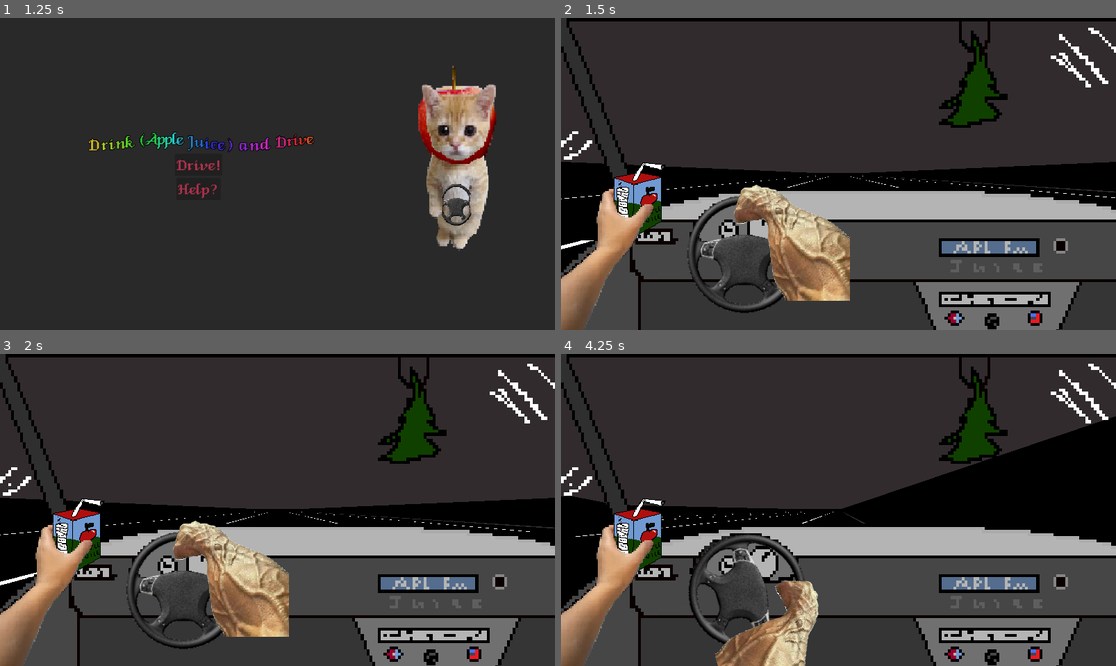
Above: before the commit, frames 1-4 (two rows, left to right).
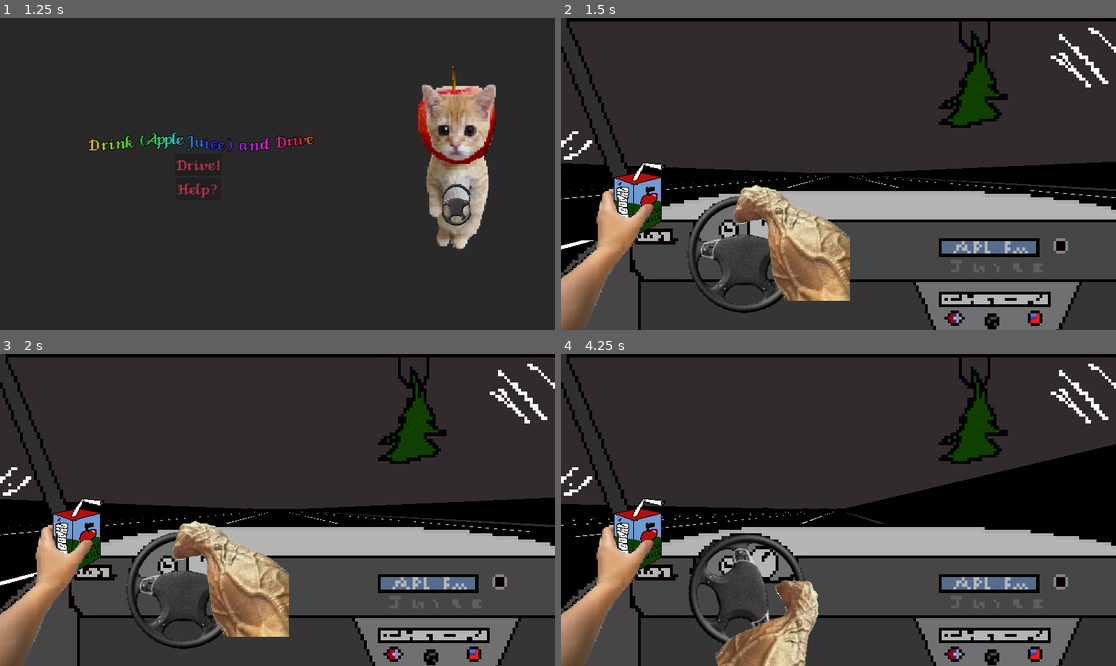
Above: after the commit, the same moments.

Repository: Gingerismycat/Brackeys-2025
Game: Godot game, scene res://nodes/menu nodes/main_menu.tscn
Same seed, same stepped clock (60 frames per second), same inputs: the game is played once before the commit and once after it.
Inputs:
- Up to frame 1 (1.25 s): hold D (Right) from 0.53 s (still down); tap Q (Drink) at 0.6 s
- Up to frame 2 (1.5 s): release D (Right) at 1.25 s; click "Drive!" at 1.25 s
- Up to frame 3 (2 s): no input
- Up to frame 4 (4.25 s): hold A (Left) 2.03-2.78 s; tap Q (Drink) at 2.1, 2.85, 3.6 s; hold D (Right) from 2.78 s (still down)

Frame 1 is identical in both runs. In frame 2, 0.4% of the frame differs, in the area x 0-100%, y 46-56%; in frame 3, 0.4%; in frame 4, 2.5%, in the area x 0-100%, y 20-56%.

Commit message:
carssssssssssssssss

Diff:
--- /dev/null
+++ b/Colors/greenish.tres
@@ -0,0 +1,4 @@
+[gd_resource type="StandardMaterial3D" format=3 uid="uid://crlajn5hgbpwk"]
+
+[resource]
+albedo_color = Color(0.28117, 0.612073, 0.474666, 1)
--- /dev/null
+++ b/Colors/new_standard_material_3d.tres
@@ -0,0 +1,4 @@
+[gd_resource type="StandardMaterial3D" format=3 uid="uid://d1n466n34kxxx"]
+
+[resource]
+albedo_color = Color(0.294118, 0.470588, 0.772549, 1)
--- /dev/null
+++ b/Colors/orange.tres
@@ -0,0 +1,4 @@
+[gd_resource type="StandardMaterial3D" format=3 uid="uid://bv7542oe0orm6"]
+
+[resource]
+albedo_color = Color(0.756802, 0.456193, 0.138084, 1)
--- /dev/null
+++ b/Colors/purple.tres
@@ -0,0 +1,4 @@
+[gd_resource type="StandardMaterial3D" format=3 uid="uid://dnyfwm575o0pw"]
+
+[resource]
+albedo_color = Color(0.654554, 0.349846, 0.9668, 1)
--- /dev/null
+++ b/Colors/red.tres
@@ -0,0 +1,4 @@
+[gd_resource type="StandardMaterial3D" format=3 uid="uid://byytwake2yoo7"]
+
+[resource]
+albedo_color = Color(1, 0.0509804, 0.0509804, 1)
--- a/nodes/car.tscn
+++ b/nodes/car.tscn
@@ -1,7 +1,8 @@
-[gd_scene load_steps=6 format=3 uid="uid://b8x8i41mh24s6"]
+[gd_scene load_steps=7 format=3 uid="uid://b8x8i41mh24s6"]
 
 [ext_resource type="Script" path="res://scripts/car.gd" id="1_lcv03"]
 [ext_resource type="ArrayMesh" uid="uid://bnaxj0t5lob7l" path="res://3d tests/untitled.obj" id="2_td1va"]
+[ext_resource type="Material" uid="uid://dnyfwm575o0pw" path="res://Colors/purple.tres" id="3_t1yad"]
 
 [sub_resource type="ConvexPolygonShape3D" id="ConvexPolygonShape3D_fx5cb"]
 points = PackedVector3Array(1.43278, 3.69703, 0.643519, -1.538, 0.484932, -4.97844, -1.49606, 0.76911, -4.87107, -1.538 …(435 unchanged characters)…
@@ -24,8 +25,9 @@
 script = ExtResource("1_lcv03")
 
 [node name="car_Body" type="MeshInstance3D" parent="cars"]
-transform = Transform3D(0.00159727, 0, -0.287698, 0, 0.287301, 0, 0.382913, 0, 0.00120009, -30.0476, -0.355434, -0.316026)
+transform = Transform3D(0.00159727, 0, -0.287698, 0, 0.287301, 0, 0.382913, 0, 0.00120009, -30.3296, -0.268558, -0.308158)
 mesh = ExtResource("2_td1va")
+surface_material_override/0 = ExtResource("3_t1yad")
 
 [node name="CollisionShape3D" type="CollisionShape3D" parent="cars"]
 transform = Transform3D(-1.67378e-08, 0, 0.287701, 0, 0.287301, 0, -0.382916, 0, -1.25758e-08, -30.0476, -0.355434, -0.316026)
--- a/nodes/road 3d.tscn
+++ b/nodes/road 3d.tscn
@@ -73,7 +73,7 @@
 frame_progress = 0.400022
 
 [node name="Road" type="MeshInstance3D" parent="."]
-transform = Transform3D(67.6888, 0, 0, 0, 0.100109, 0, 0, 0, 18.6002, -0.0213755, -0.19115, 0.000249863)
+transform = Transform3D(70, 0, 0, 0, 0.1, 0, 0, 0, 20, -0.0213755, -0.19115, 0.000249863)
 mesh = SubResource("BoxMesh_pixrg")
 surface_material_override/0 = SubResource("StandardMaterial3D_4url0")
 
@@ -86,7 +86,7 @@
 transform = Transform3D(0.0117103, 0.00586831, -0.00900705, -1.50109e-05, 9.98911, -9.76971e-05, 0.0327775, 0.0403374, 0.0426151, -0.451022, 32.7516, 0.538919)
 
 [node name="MeshInstance3D" type="MeshInstance3D" parent="."]
-transform = Transform3D(1, 0, 0, 0, 1, 0, 0, 0, 1, -2.01663, 0.370968, 9.29479)
+transform = Transform3D(1, 0, 0, 0, 1, 0, 0, 0, 1, -2.01663, 0.370968, 10.4191)
 mesh = SubResource("BoxMesh_ue3od")
 skeleton = NodePath("../Road")
 
@@ -96,7 +96,7 @@
 shape = SubResource("ConcavePolygonShape3D_o16lo")
 
 [node name="MeshInstance3D2" type="MeshInstance3D" parent="."]
-transform = Transform3D(1, 0, 0, 0, 1, 0, 0, 0, 1, -2.04358, 0.39211, -9.876)
+transform = Transform3D(1, 0, 0, 0, 1, 0, 0, 0, 1, -2.01175, 0.435865, -10.5762)
 mesh = SubResource("BoxMesh_ue3od")
 skeleton = NodePath("../Road")
 
@@ -116,6 +116,7 @@
 shape = SubResource("ConcavePolygonShape3D_o16lo")
 
 [node name="Timer" type="Timer" parent="."]
+wait_time = 0.4
 one_shot = true
 autostart = true
 
--- a/nodes/road_3d.gd
+++ b/nodes/road_3d.gd
@@ -1,11 +1,16 @@
 extends Node3D
 @onready var spawner_timer = $Timer
 var car_Scene = preload("res://nodes/car.tscn")
-
+var check = 69
+var check2 = 27
 func _process(delta):
 	if(spawner_timer.time_left == 0):
+		var carp = randi_range(-2,2)*4
+		while carp == check:
+			carp = randi_range(-2,2)*4
 		var car = car_Scene.instantiate()
-		car.position = Vector3(0,0.3,0)
+		car.position = Vector3i(0,0.3,carp)
 		add_child(car)
-		print("work")
+		check = carp
+		check2 = carp
 		spawner_timer.start()
--- a/project.godot
+++ b/project.godot
@@ -18,6 +18,7 @@
 [autoload]
 
 Drunkness="*res://scripts/drunkness.gd"
+work="*res://scripts/global_1.gd"
 
 [input]
 
--- a/scripts/car.gd
+++ b/scripts/car.gd
@@ -1,6 +1,28 @@
 extends VehicleBody3D
+var time = 0
 
+@onready var car = $car_Body
+@onready var mat1 = preload("res://Colors/greenish.tres")
+@onready var mat2 = preload("res://Colors/new_standard_material_3d.tres")
+@onready var mat3 = preload("res://Colors/orange.tres")
+@onready var mat4 = preload("res://Colors/purple.tres")
+@onready var mat5 = preload("res://Colors/red.tres")
+func _ready():
+	var color = randi_range(1,5)
+	var color2
+	if color == 1:
+		car.set_surface_override_material(0,mat1)
+	elif color == 2:
+		car.set_surface_override_material(0,mat2)
+	elif color == 3:
+		car.set_surface_override_material(0,mat3)
+	elif color == 4:
+		car.set_surface_override_material(0,mat4)
+	elif color == 5:
+		car.set_surface_override_material(0,mat5)
 func _physics_process(_delta):
-	position.x +=1
+	var time = work.time
+	print(time)
+	position.x +=0.1 +time/10000
 	if position.x > 65:
 		queue_free()
--- a/scripts/global.gd
+++ /dev/null
@@ -1 +0,0 @@
-extends Node
--- /dev/null
+++ b/scripts/global_1.gd
@@ -0,0 +1,5 @@
+extends Node
+var time =0
+func _physics_process(_delta):
+	time+=1
+	print(time)
